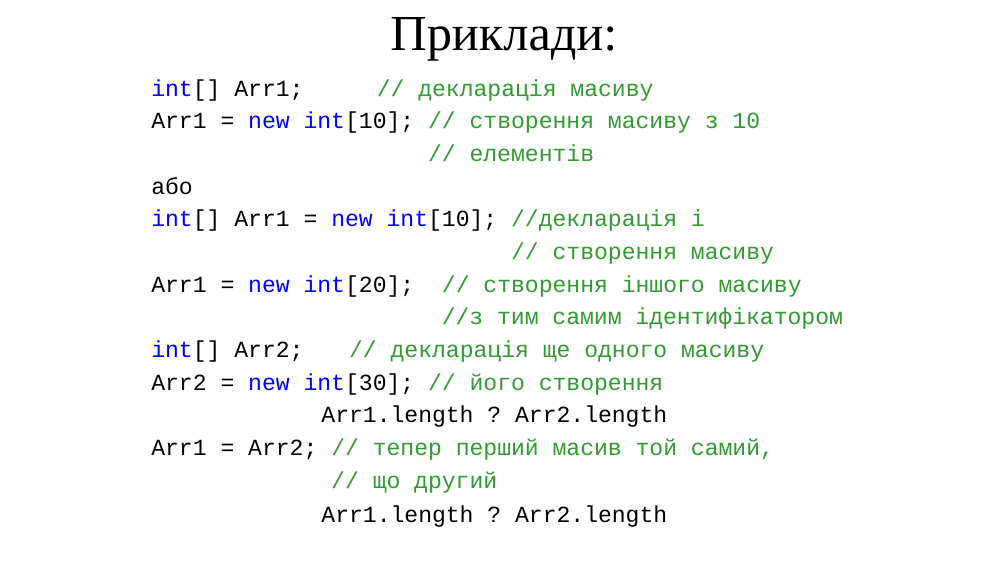
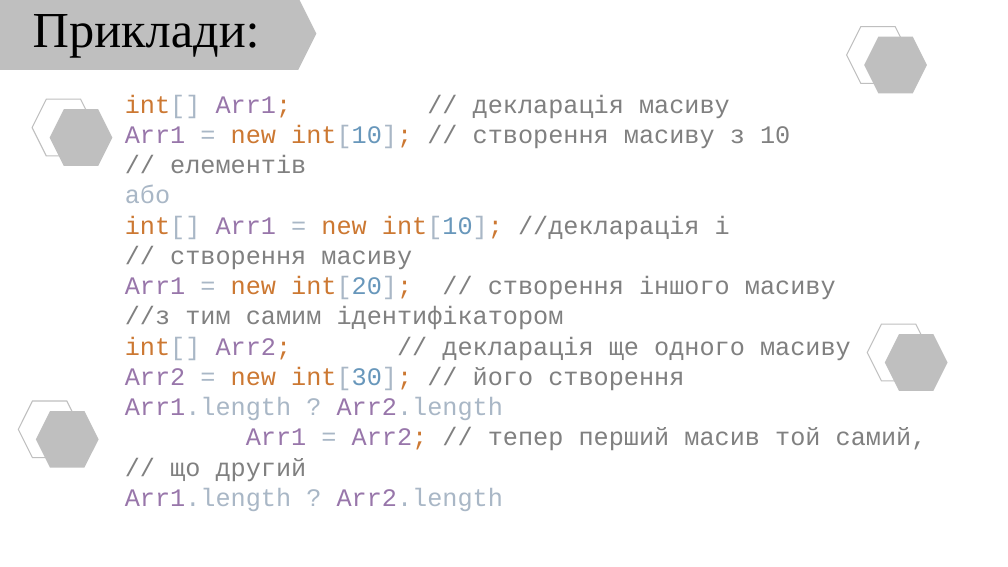
Before and after one commit to arg3ntuum/JavaCourse, a slide deck: slide 6 of Java Урок 7 Масиви.pptx (slide 5 before the commit). Drawn at 1008x567 pixels with LibreOffice and Linux fonts; fonts in the diff are those of the drawing. Boxes give left, top, right and bottom in pixels: in the first picture for what was removed or moved away, otherwise in the second. Text is boxed around its words. In the diff, an @@ line names an element or a change of style, - is before the commit and + after.

```diff
--- a/Java Урок 7 Масиви.pptx
+++ b/Java Урок 7 Масиви.pptx
@@ text "Приклади:": place and size @@
-text "Приклади:" at (390,17,617,61)
+text "Приклади:" at (33,14,260,57)
@@ hexagon added at (0,0,316,70), fill #BFBFBF @@
@@ hexagon added at (847,26,910,83), outline #BFBFBF 1 pt @@
@@ hexagon added at (864,37,927,94), fill #BFBFBF @@
@@ text "int[] Arr1; // декларація масиву ..." at (125,94,927,511): vertical alignment top to middle @@
@@ hexagon added at (32,99,95,156), outline #BFBFBF 1 pt @@
@@ hexagon added at (50,109,113,166), fill #BFBFBF @@
@@ text at (125,94,927,511): text changed; size 22 to 24 pt; text colour #339933 to #808080 @@
-int[] Arr1; // декларація масиву
-Arr1 = new int[10]; // створення масиву з 10
-// елементів
-або
-int[] Arr1 = new int[10]; //декларація і
-// створення масиву
-Arr1 = new int[20]; // створення іншого масиву
-//з тим самим ідентифікатором
-int[] Arr2; // декларація ще одного масиву
-Arr2 = new int[30]; // його створення
-Arr1.length ? Arr2.length
-Arr1 = Arr2; // тепер перший масив той самий,
-// що другий
-Arr1.length ? Arr2.length
+int[] Arr1; // декларація масиву
+Arr1 = new int[10]; // створення масиву з 10
+// елементів
+або
+int[] Arr1 = new int[10]; //декларація і
+// створення масиву
+Arr1 = new int[20]; // створення іншого масиву
+//з тим самим ідентифікатором
+int[] Arr2; // декларація ще одного масиву
+Arr2 = new int[30]; // його створення
+Arr1.length ? Arr2.length
+Arr1 = Arr2; // тепер перший масив той самий,
+// що другий
+Arr1.length ? Arr2.length
@@ hexagon added at (867,324,930,381), outline #BFBFBF 1 pt @@
@@ hexagon added at (885,334,948,391), fill #BFBFBF @@
@@ hexagon added at (18,401,81,457), outline #BFBFBF 1 pt @@
@@ hexagon added at (36,411,98,468), fill #BFBFBF @@
```
Also in this commit, not shown: 17 other slides changed, 3 slides added, 5 slides removed, 1 other file.
